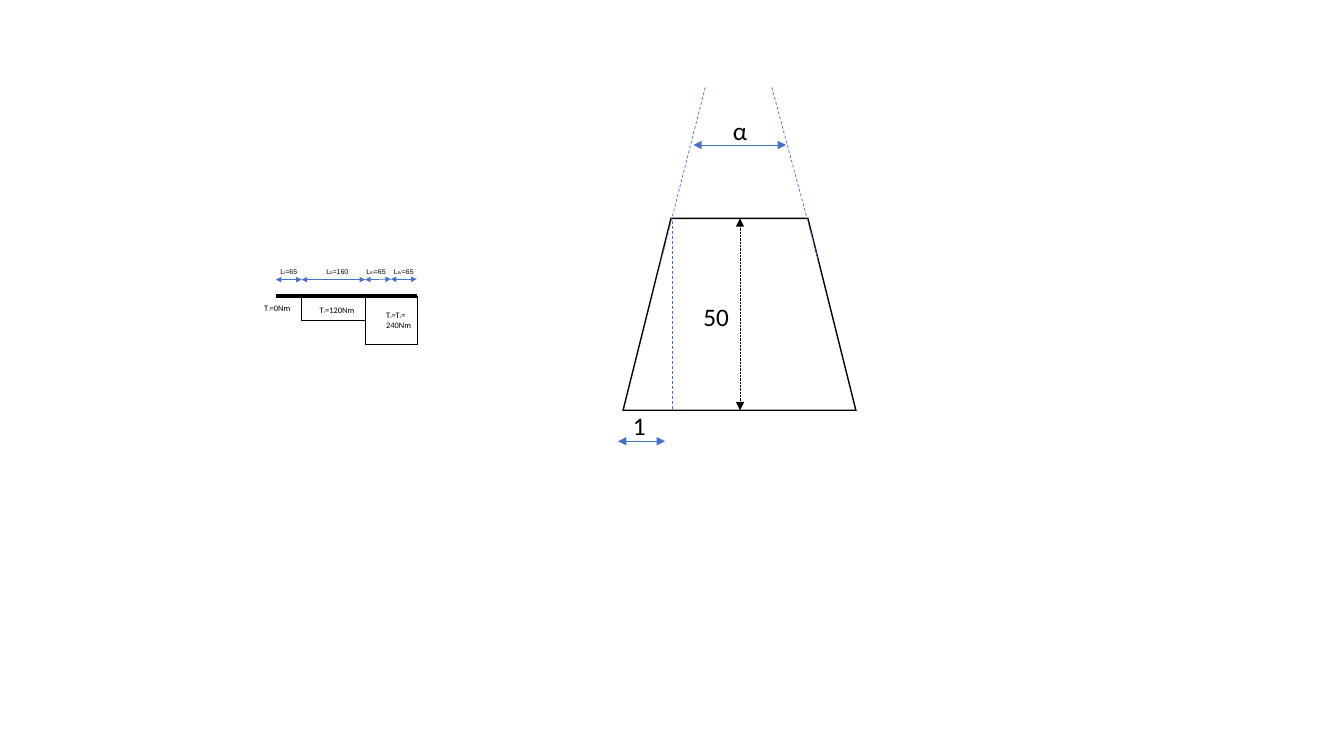
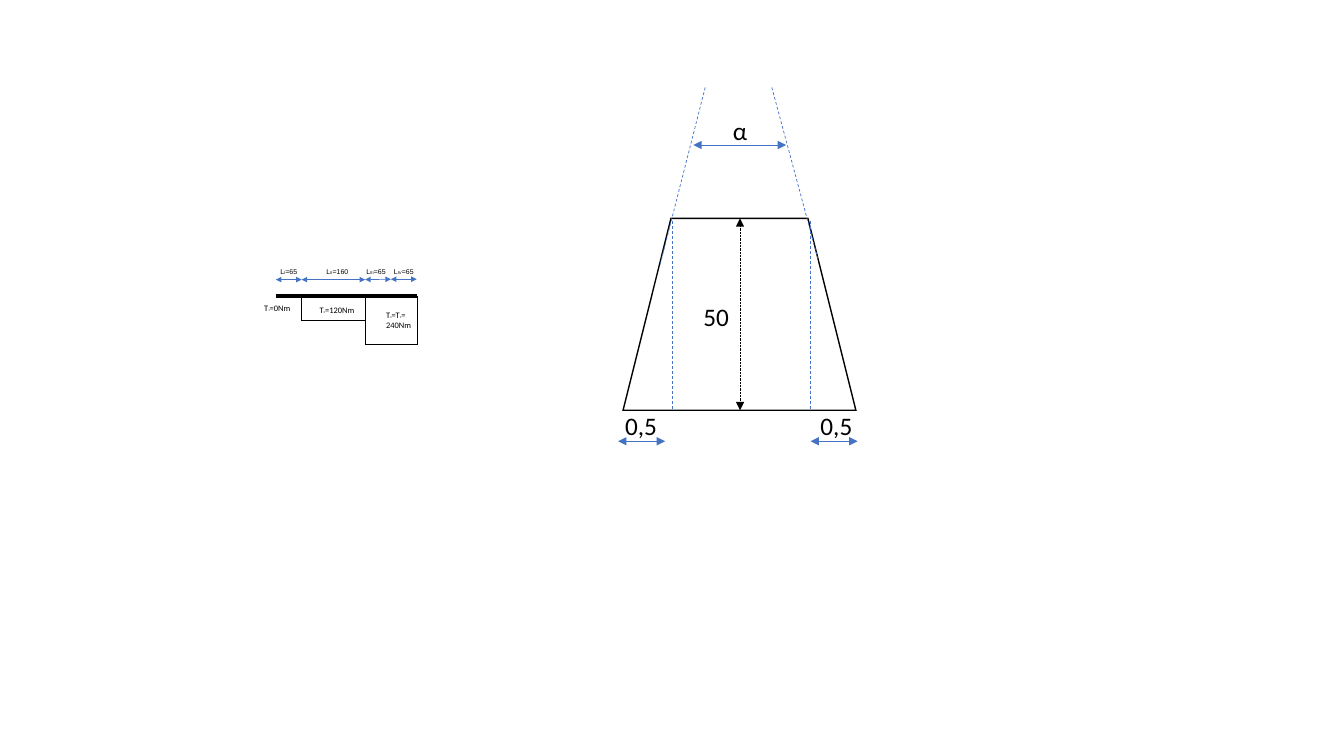
Before and after one commit to MattdewT/KE4, a slide deck: slide 5 of Grafiken.pptx. Drawn at 1344x756 pixels with LibreOffice and Linux fonts; fonts in the diff are those of the drawing. Boxes give left, top, right and bottom in pixels: in the first picture for what was removed or moved away, otherwise in the second. Text is boxed around its words. In the diff, an @@ line names an element or a change of style, - is before the commit and + after.

```diff
--- a/Grafiken.pptx
+++ b/Grafiken.pptx
@@ line added from (811, 221) to (811, 410), #4472C4 0.5 pt dashed @@
@@ text at box(625, 418, 657, 442): text changed @@
-1
+0,5
@@ text added at box(820, 418, 852, 442), 18 pt, text #000000 @@
+0,5
@@ double arrow added from (811, 442) to (858, 442), #4472C4 0.5 pt @@
```
Also in this commit, not shown: 2 other files.
